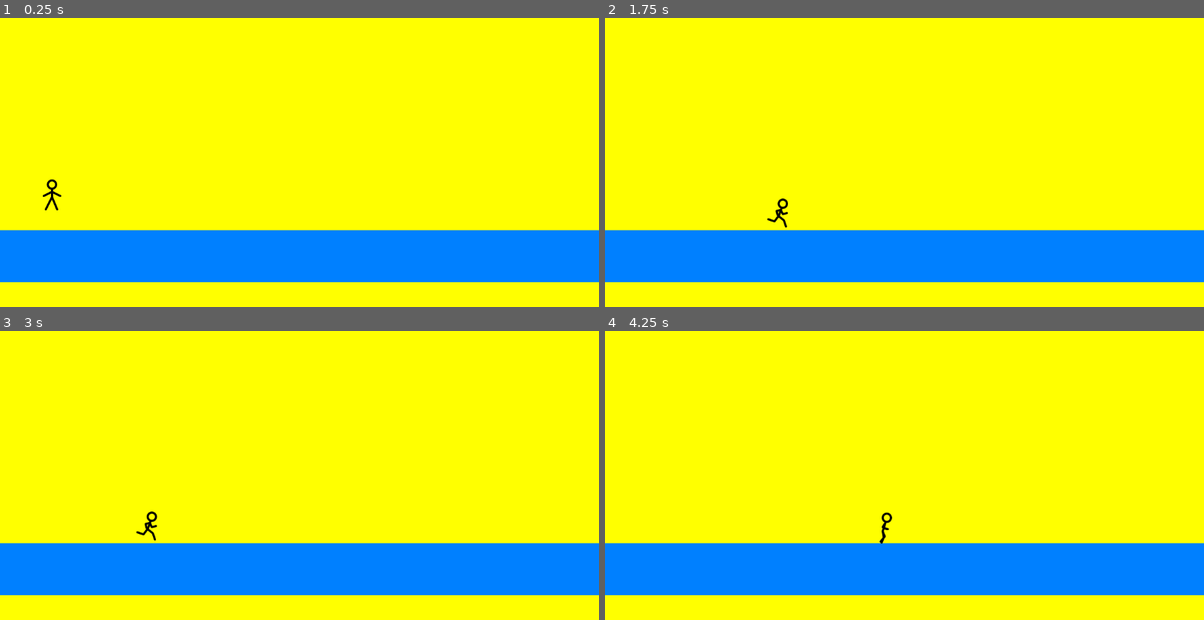
Above: before the commit, frames 1-4 (two rows, left to right).
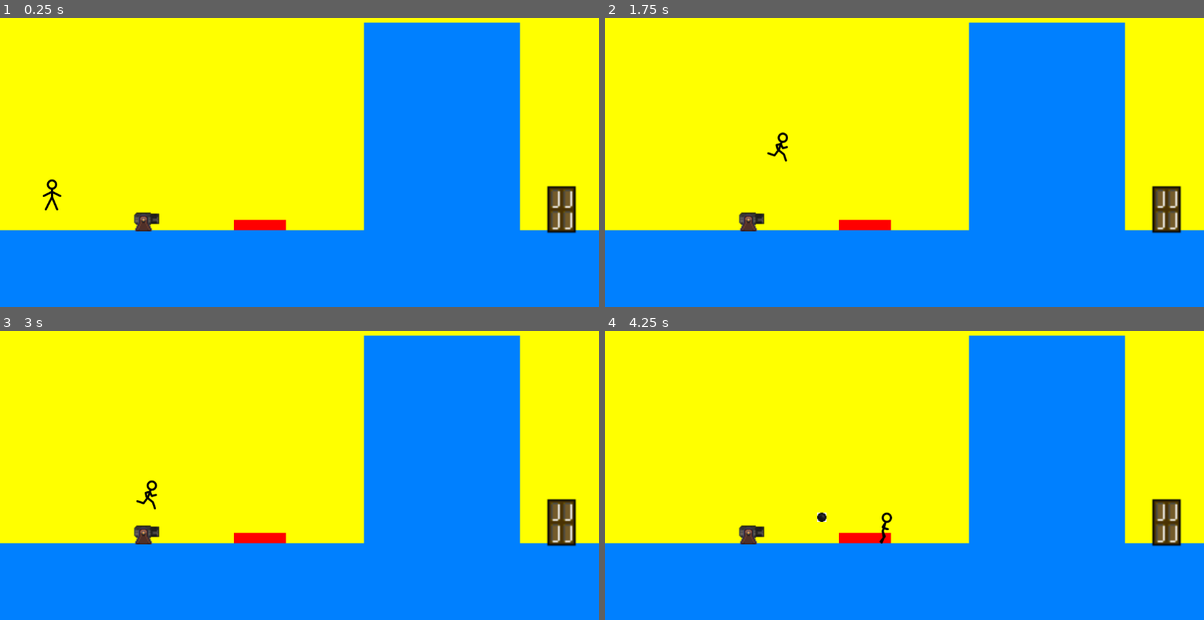
Above: after the commit, the same moments.

Repository: Kaylico/Only_One_Road
Game: Godot game, scene res://level2.tscn
Same seed, same stepped clock (60 frames per second), same inputs: the game is played once before the commit and once after it. This scene is started directly instead of the project's main scene.
Inputs:
- Up to frame 1 (0.25 s): no input
- Up to frame 2 (1.75 s): hold Right (ui_right) from 0.53 s (still down); tap Up (ui_up) at 0.77, 1.52 s; tap Enter at 1.25 s
- Up to frame 3 (3 s): release Right (ui_right) at 2.03 s; hold Left (ui_left) 2.03-2.78 s; hold Right (ui_right) from 2.78 s (still down)
- Up to frame 4 (4.25 s): keep holding Right (ui_right); tap Up (ui_up) at 3.02, 3.77 s; tap Space at 3.5 s

The runs differ from the first frame. In frame 1, 29% of the frame differs, in the area x 0-100%, y 1-100%; in frame 2, 29%; in frame 3, 29%; in frame 4, 29%.

Commit message:
Added items to level2

Diff:
--- a/level2.tscn
+++ b/level2.tscn
@@ -1,13 +1,178 @@
-[gd_scene load_steps=7 format=3 uid="uid://bhnw4d7e8f2xg"]
+[gd_scene load_steps=16 format=3 uid="uid://ydnet07x65ud"]
 
 [ext_resource type="Script" uid="uid://b213m24fwdo40" path="res://player.gd" id="1_abc123"]
 [ext_resource type="Texture2D" uid="uid://b64dlrgmoapb2" path="res://assets/Player/man-stand.png" id="2_def456"]
 [ext_resource type="Texture2D" uid="uid://cvg5dhgts77p8" path="res://assets/Player/man-run1.png" id="3_ghi789"]
 [ext_resource type="Texture2D" uid="uid://brvv6ooahd2o3" path="res://assets/Player/man-run3.png" id="4_jkl012"]
 [ext_resource type="AudioStream" uid="uid://d23ui5gugvsxy" path="res://assets/audio/untitled.mp3" id="5_mno345"]
+[ext_resource type="Texture2D" uid="uid://xn4f3d6ng7vx" path="res://assets/Basic_Door_Pixel.png" id="6_door123"]
+[ext_resource type="Texture2D" uid="uid://cgvr0lr2b2nid" path="res://assets/canon/Canon_1.png" id="7_canon123"]
+
+[sub_resource type="GDScript" id="GDScript_level2"]
+script/source = "extends Node2D
+
+@onready var canon = $Canon
+@onready var trigger_area = $RedTrigger
+@onready var player = $Player
+
+# Cannonball created dynamically
+
+func _ready() -> void:
+	trigger_area.body_entered.connect(_on_trigger_area_body_entered)
+
+func _on_trigger_area_body_entered(body: Node) -> void:
+	if body == player:
+		fire_cannonball()
+
+func fire_cannonball() -> void:
+	var cannonball = Area2D.new()
+	var sprite = Sprite2D.new()
+	var collision = CollisionShape2D.new()
+	var shape = CircleShape2D.new()
+
+	# Setup cannonball
+	shape.radius = 10
+	collision.shape = shape
+	sprite.texture = preload(\"res://assets/canon/Projectile-CannonBalll.png\")
+	sprite.scale = Vector2(1.5, 1.5)
+
+	cannonball.add_child(collision)
+	cannonball.add_child(sprite)
+	cannonball.position = Vector2(330, 450)  # Canon mouth position
+
+	# Connect collision detection for wall destruction
+	cannonball.body_entered.connect(_on_cannonball_hit_wall.bind(cannonball))
+
+	add_child(cannonball)
+
+	# Move cannonball horizontally using Tween
+	var tween = get_tree().create_tween()
+	tween.tween_property(cannonball, \"position:x\", 1200, 2.0)  # Move to x=1200 in 2 seconds
+	tween.tween_callback(func():
+		if cannonball and is_instance_valid(cannonball):
+			cannonball.queue_free()
+	)
+
+func _on_cannonball_hit_wall(cannonball: Area2D, body: Node) -> void:
+	if body.name == \"Wall\":
+		create_wall_hole()
+		cannonball.queue_free()
+
+func create_wall_hole() -> void:
+	var wall = $Wall
+	if not wall:
+		return
+
+	print(\"Creating wall hole...\")  # Debug message
+
+	# Player height and destruction parameters
+	var player_height = 150.0  # Player collision height
+	var ground_level = 500.0   # Ground Y position
+	var destruction_width = 80.0  # Width of destroyed area
+	var destruction_height = player_height  # Height equals player height
+
+	# Calculate destruction area (from ground up to player height)
+	var destruction_start_x = 840.0  # Start X position of destruction
+	var destruction_end_x = destruction_start_x + destruction_width
+	var destruction_start_y = ground_level - destruction_height  # Top of destruction
+	var destruction_end_y = ground_level  # Bottom (ground level)
+
+	# COMPLETELY remove the original wall
+	wall.queue_free()
+
+	# Create destroyed area overlay (background color)
+	var destroyed_area = ColorRect.new()
+	destroyed_area.offset_left = destruction_start_x
+	destroyed_area.offset_top = destruction_start_y
+	destroyed_area.offset_right = destruction_end_x
+	destroyed_area.offset_bottom = destruction_end_y
+	destroyed_area.color = Color(1, 1, 0, 1)  # Background color
+	destroyed_area.z_index = 10  # Make sure it's visible above other elements
+	add_child(destroyed_area)
+
+	# Create LEFT wall part (from x=700 to destruction start)
+	var wall_left = StaticBody2D.new()
+	var wall_left_collision = CollisionShape2D.new()
+	var wall_left_shape = RectangleShape2D.new()
+
+	var left_width = destruction_start_x - 700.0
+	wall_left_shape.size = Vector2(left_width, 400)
+	wall_left_collision.shape = wall_left_shape
+	wall_left_collision.position = Vector2(0, 0)  # Local position
+	wall_left.position = Vector2(700.0 + left_width/2, 300)  # World position
+	wall_left.add_child(wall_left_collision)
+	add_child(wall_left)
+
+	# Left wall visual
+	var wall_left_visual = ColorRect.new()
+	wall_left_visual.offset_left = 700.0
+	wall_left_visual.offset_top = 100.0
+	wall_left_visual.offset_right = destruction_start_x
+	wall_left_visual.offset_bottom = 500.0
+	wall_left_visual.color = Color(0, 0.5, 1, 1)
+	add_child(wall_left_visual)
+
+	# Create RIGHT wall part (from destruction end to x=1000)
+	var wall_right = StaticBody2D.new()
+	var wall_right_collision = CollisionShape2D.new()
+	var wall_right_shape = RectangleShape2D.new()
+
+	var right_width = 1000.0 - destruction_end_x
+	wall_right_shape.size = Vector2(right_width, 400)
+	wall_right_collision.shape = wall_right_shape
+	wall_right_collision.position = Vector2(0, 0)  # Local position
+	wall_right.position = Vector2(destruction_end_x + right_width/2, 300)  # World position
+	wall_right.add_child(wall_right_collision)
+	add_child(wall_right)
+
+	# Right wall visual
+	var wall_right_visual = ColorRect.new()
+	wall_right_visual.offset_left = destruction_end_x
+	wall_right_visual.offset_top = 100.0
+	wall_right_visual.offset_right = 1000.0
+	wall_right_visual.offset_bottom = 500.0
+	wall_right_visual.color = Color(0, 0.5, 1, 1)
+	add_child(wall_right_visual)
+
+	# Create TOP wall part (above destroyed area)
+	var wall_top = StaticBody2D.new()
+	var wall_top_collision = CollisionShape2D.new()
+	var wall_top_shape = RectangleShape2D.new()
+
+	var top_height = destruction_start_y - 100.0
+	wall_top_shape.size = Vector2(destruction_width, top_height)
+	wall_top_collision.shape = wall_top_shape
+	wall_top_collision.position = Vector2(0, 0)  # Local position
+	wall_top.position = Vector2(destruction_start_x + destruction_width/2, 100.0 + top_height/2)  # World position
+	wall_top.add_child(wall_top_collision)
+	add_child(wall_top)
+
+	# Top wall visual
+	var wall_top_visual = ColorRect.new()
+	wall_top_visual.offset_left = destruction_start_x
+	wall_top_visual.offset_top = 100.0
+	wall_top_visual.offset_right = destruction_end_x
+	wall_top_visual.offset_bottom = destruction_start_y
+	wall_top_visual.color = Color(0, 0.5, 1, 1)
+	add_child(wall_top_visual)
+
+	print(\"Wall hole created successfully!\")
+"
 
 [sub_resource type="RectangleShape2D" id="RectangleShape2D_ground"]
-size = Vector2(1920, 100)
+size = Vector2(1920, 200)
+
+[sub_resource type="RectangleShape2D" id="RectangleShape2D_wall"]
+size = Vector2(300, 400)
+
+[sub_resource type="RectangleShape2D" id="RectangleShape2D_trigger"]
+size = Vector2(100, 20)
+
+[sub_resource type="RectangleShape2D" id="RectangleShape2D_canon"]
+size = Vector2(60, 60)
+
+[sub_resource type="RectangleShape2D" id="RectangleShape2D_door"]
+size = Vector2(52.5, 86.5)
 
 [sub_resource type="RectangleShape2D" id="RectangleShape2D_player"]
 size = Vector2(34, 62)
@@ -47,33 +212,79 @@
 anchor_bottom = 1.0
 grow_horizontal = 2
 grow_vertical = 2
-color = Color(1.0, 1.0, 0.0, 1.0)
+color = Color(1, 1, 0, 1)
 
 [node name="Level" type="Node2D" parent="UILayer"]
+script = SubResource("GDScript_level2")
 
 [node name="Ground" type="StaticBody2D" parent="UILayer/Level"]
 
 [node name="CollisionShape2D" type="CollisionShape2D" parent="UILayer/Level/Ground"]
-position = Vector2(960, 550)
+position = Vector2(960, 600)
 shape = SubResource("RectangleShape2D_ground")
 
 [node name="ColorRect" type="ColorRect" parent="UILayer/Level/Ground"]
-offset_left = 0.0
 offset_top = 500.0
 offset_right = 1920.0
-offset_bottom = 600.0
-color = Color(0.0, 0.5, 1.0, 1.0)
+offset_bottom = 1080.0
+color = Color(0, 0.5, 1, 1)
+
+[node name="Wall" type="StaticBody2D" parent="UILayer/Level"]
+
+[node name="CollisionShape2D" type="CollisionShape2D" parent="UILayer/Level/Wall"]
+position = Vector2(850, 300)
+shape = SubResource("RectangleShape2D_wall")
+
+[node name="ColorRect" type="ColorRect" parent="UILayer/Level/Wall"]
+offset_left = 700.0
+offset_top = 100.0
+offset_right = 1000.0
+offset_bottom = 500.0
+color = Color(0, 0.5, 1, 1)
+
+[node name="RedTrigger" type="Area2D" parent="UILayer/Level"]
+
+[node name="CollisionShape2D" type="CollisionShape2D" parent="UILayer/Level/RedTrigger"]
+position = Vector2(500, 490)
+shape = SubResource("RectangleShape2D_trigger")
+
+[node name="ColorRect" type="ColorRect" parent="UILayer/Level/RedTrigger"]
+offset_left = 450.0
+offset_top = 480.0
+offset_right = 550.0
+offset_bottom = 500.0
+color = Color(1, 0, 0, 1)
+
+[node name="Canon" type="StaticBody2D" parent="UILayer/Level"]
+
+[node name="CollisionShape2D" type="CollisionShape2D" parent="UILayer/Level/Canon"]
+position = Vector2(280, 470)
+shape = SubResource("RectangleShape2D_canon")
+
+[node name="Sprite2D" type="Sprite2D" parent="UILayer/Level/Canon"]
+position = Vector2(280, 470)
+scale = Vector2(2, 2)
+texture = ExtResource("7_canon123")
+
+[node name="Door" type="Area2D" parent="UILayer/Level"]
+
+[node name="CollisionShape2D" type="CollisionShape2D" parent="UILayer/Level/Door"]
+position = Vector2(1080, 457)
+shape = SubResource("RectangleShape2D_door")
+
+[node name="Sprite2D" type="Sprite2D" parent="UILayer/Level/Door"]
+position = Vector2(1080, 460)
+scale = Vector2(3.40625, 3.1875)
+texture = ExtResource("6_door123")
 
 [node name="Player" type="CharacterBody2D" parent="UILayer/Level"]
 position = Vector2(100, 400)
 script = ExtResource("1_abc123")
 
 [node name="CollisionShape2D" type="CollisionShape2D" parent="UILayer/Level/Player"]
-position = Vector2(0, 0)
 shape = SubResource("RectangleShape2D_player")
 
 [node name="Anim" type="AnimatedSprite2D" parent="UILayer/Level/Player"]
-position = Vector2(0, 0)
 sprite_frames = SubResource("SpriteFrames_player")
 animation = &"idle"
 
Binary file added: assets/canon/Canon_1.png
Not shown, added: assets/canon/Canon_1.png.import
Binary file added: assets/canon/Canon_2.png
Not shown, added: assets/canon/Canon_2.png.import
Binary file added: assets/canon/Canon_3.png
Not shown, added: assets/canon/Canon_3.png.import
Binary file added: assets/canon/Canon_4.png
Not shown, added: assets/canon/Canon_4.png.import
Binary file added: assets/canon/Canon_5.png
Not shown, added: assets/canon/Canon_5.png.import
Binary file added: assets/canon/Projectile-CannonBalll.png
Not shown, added: assets/canon/Projectile-CannonBalll.png.import
